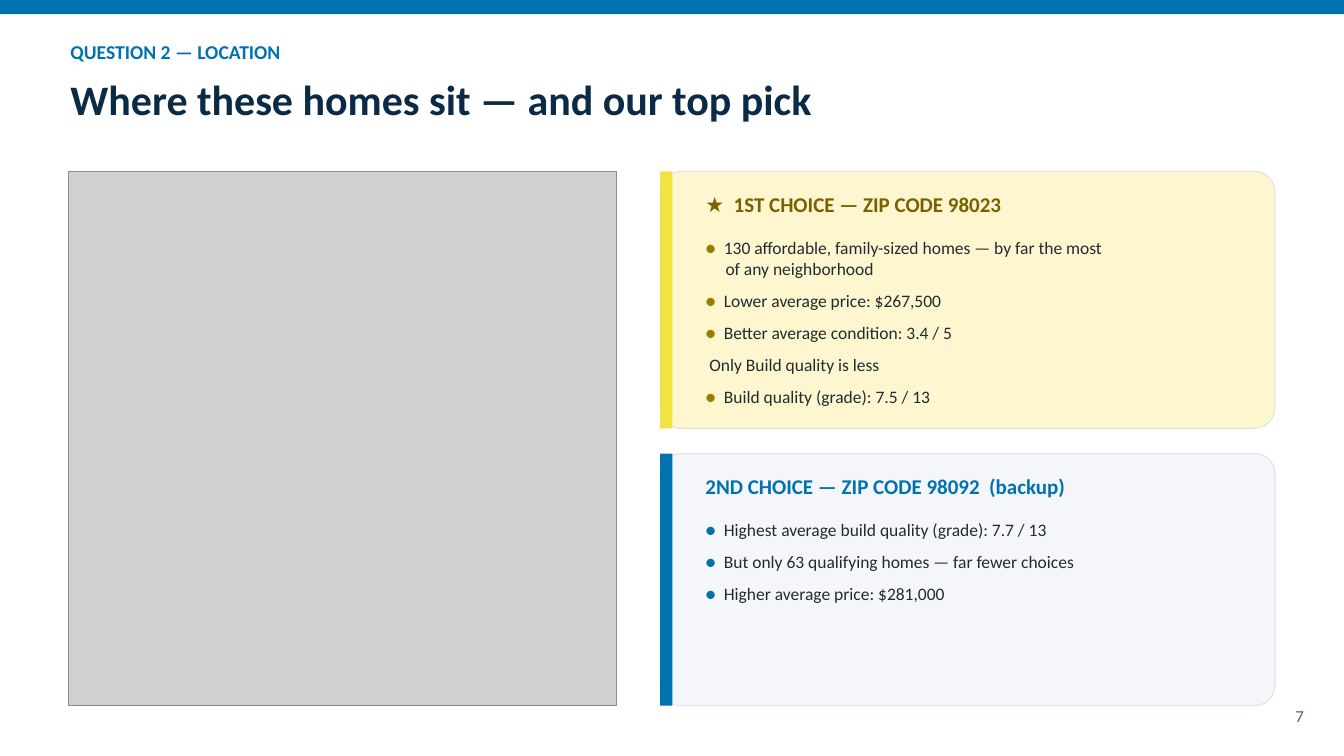
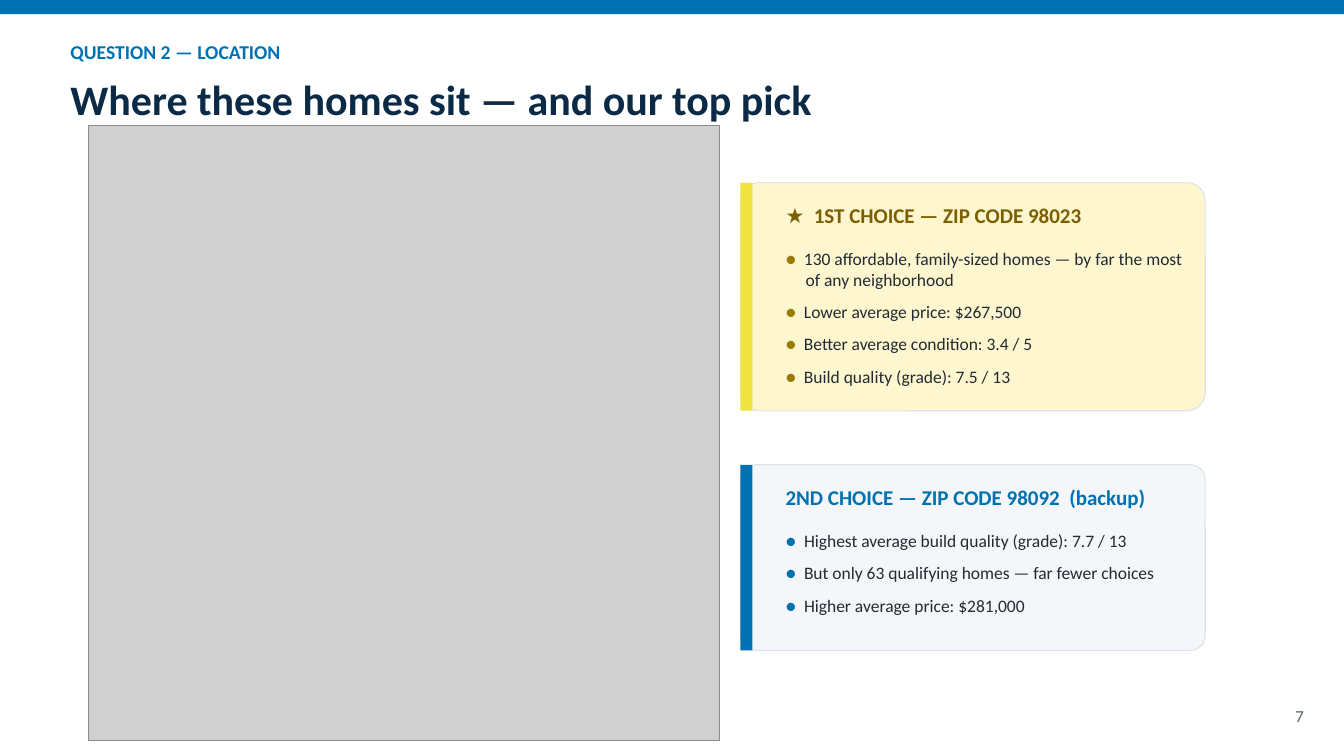
Before and after one commit to MichealEshak/ds-eda-project-template, a slide deck: slide 7 of presentation/Thomas_Hansen_Housing_Recommendation.pptx. Drawn at 1344x756 pixels with LibreOffice and Linux fonts; fonts in the diff are those of the drawing; grey boxes stand for pictures. Boxes give left, top, right and bottom in pixels: in the first picture for what was removed or moved away, otherwise in the second. Text is boxed around its words. In the diff, an @@ line names an element or a change of style, - is before the commit and + after.

```diff
--- a/presentation/Thomas_Hansen_Housing_Recommendation.pptx
+++ b/presentation/Thomas_Hansen_Housing_Recommendation.pptx
@@ text "Where these homes sit — ..." rewrapped from (70, 85, 811, 122) to (70, 85, 811, 126) @@
@@ picture: place and size @@
-picture at (69, 171, 617, 706)
+picture at (89, 126, 720, 741)
@@ rounded rectangle: place and size @@
-rounded rectangle at (660, 171, 1275, 429)
+rounded rectangle at (740, 182, 1205, 410)
@@ rectangle: place and size @@
-rectangle at (660, 171, 673, 429)
+rectangle at (740, 182, 752, 410)
@@ text "★ 1ST CHOICE — ZIP ...": place and size @@
-text "★ 1ST CHOICE — ZIP ..." at (734, 197, 1001, 212)
+text "★ 1ST CHOICE — ZIP ..." at (814, 208, 1081, 223)
@@ text "● 130 affordable, family-sized homes ...": place and size @@
-text "● 130 affordable, family-sized homes ..." at (709, 242, 1102, 406)
+text "● 130 affordable, family-sized homes ..." at (804, 253, 1182, 386)
@@ text at (709, 359, 879, 374): paragraph removed @@
-Only Build quality is less
@@ rounded rectangle: place and size @@
-rounded rectangle at (660, 454, 1275, 706)
+rounded rectangle at (740, 465, 1205, 650)
@@ rectangle: place and size @@
-rectangle at (660, 454, 673, 706)
+rectangle at (740, 465, 752, 650)
@@ text "2ND CHOICE — ZIP CODE ...": place and size @@
-text "2ND CHOICE — ZIP CODE ..." at (705, 478, 1065, 498)
+text "2ND CHOICE — ZIP CODE ..." at (786, 489, 1145, 509)
@@ text "● Highest average build quality ...": place and size @@
-text "● Highest average build quality ..." at (724, 523, 1074, 603)
+text "● Highest average build quality ..." at (804, 534, 1154, 615)
```
Also in this commit, not shown: 7 other slides changed, 1 slide added, 1 other file.
